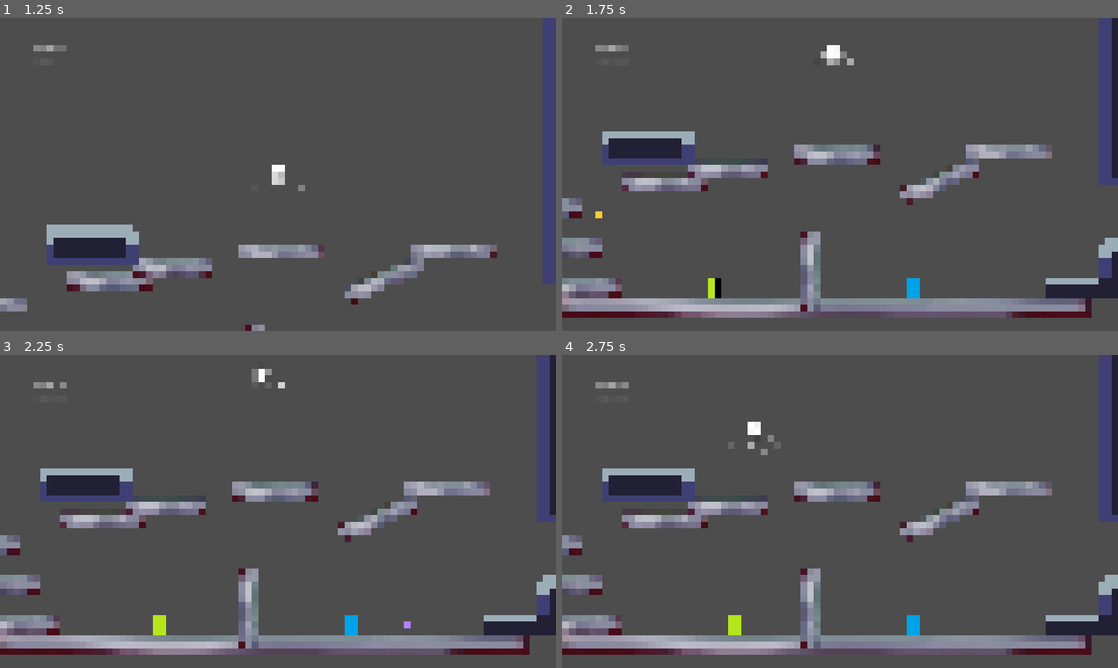
Above: before the commit, frames 1-4 (two rows, left to right).
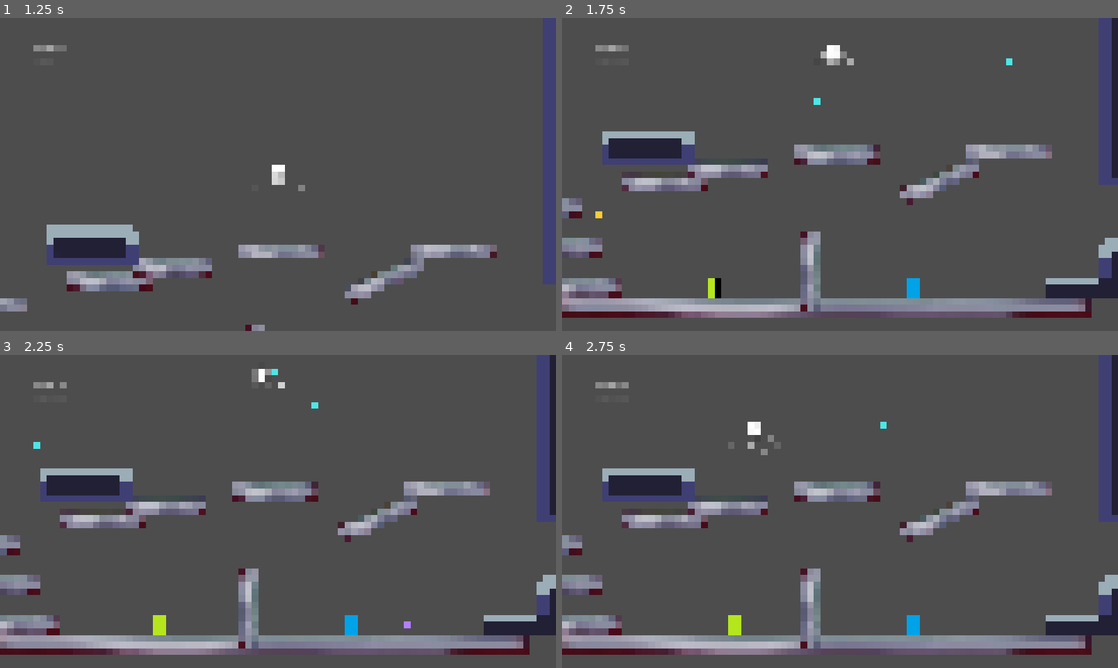
Above: after the commit, the same moments.

Repository: tlghealthy/godot_warmup_jam
Game: Godot game, scene res://scenes/Main.tscn
The game is run twice, just before and just after one commit, with the same random seed, the same clock (stepped at 60 frames per second) and the same inputs.
Inputs (mouse positions are in pixels of both pictures, inside the frame that each line leads up to):
- Up to frame 1 (1.25 s): tap Enter at 0.5 s; move the mouse to (400, 158) at 0.52 s; press the mouse at (400, 158) at 0.53 s; hold E (DebugActionRight) from 0.53 s (still down); tap Space (PlayerJump) at 0.77 s
- Up to frame 2 (1.75 s): keep holding E (DebugActionRight); move the mouse to (728, 190) at 1.27 s; release the mouse at (728, 190) at 1.28 s; tap P (CameraCycle) at 1.35 s; tap Space (PlayerJump) at 1.52 s; click (728, 190) at 1.55 s
- Up to frame 3 (2.25 s): move the mouse to (333, 442) at 2.02 s; release E (DebugActionRight) at 2.03 s; press the mouse at (333, 442) at 2.03 s; hold A (PlayerWalkLeft) from 2.03 s (still down)
- Up to frame 4 (2.75 s): keep holding A (PlayerWalkLeft)

Frame 1 is identical in both runs. In frame 2, less than 0.1% of the frame differs, in the area x 45-81%, y 12-28%; in frame 3, less than 0.1%, in the area x 6-58%, y 4-30%; in frame 4, less than 0.1%.

Commit message:
Player shooting fixed

Diff:
--- a/PuerMech/scenes/player_weapon.gd
+++ b/PuerMech/scenes/player_weapon.gd
@@ -1,12 +1,20 @@
 extends Node
 
-@export var weapon: Node
+@onready var weapon: Node = $"../Weapon"
+#@export var weapon: Node
+
+func _ready() -> void:
+	set_physics_process(true)
+	print_debug("WeaponController ready; weapon found? ", weapon != null)
 
 func _physics_process(_delta: float) -> void:
-	if Input.is_action_pressed("PlayerShoot") and weapon and weapon.has_method("can_fire"):
-		if weapon.can_fire():
+	var shooting := Input.is_action_pressed("PlayerShoot")
+	if shooting and weapon and weapon.has_method("can_fire"):
+		var can : bool = weapon.can_fire()
+		print_debug("PlayerShoot pressed; can_fire=", can)
+		if can:
 			var dir: Vector2 = Vector2.RIGHT
-			var owner2d: Node2D = owner as Node2D
+			var owner2d: Node2D = get_parent() as Node2D
 			if owner2d:
 				var mouse_pos: Vector2 = owner2d.get_global_mouse_position()
 				dir = (mouse_pos - owner2d.global_position).normalized()
--- a/PuerMech/scripts/player.gd
+++ b/PuerMech/scripts/player.gd
@@ -9,7 +9,7 @@
 	velocity.y += gravity * delta
 
 	# Get horizontal input: returns -1, 0 or 1 based on walk_left/walk_right actions
-	velocity.x = Input.get_axis("walk_left", "walk_right") * speed
+	velocity.x = Input.get_axis("PlayerWalkLeft", "walk_right") * speed
 
 	# Move and collide using built‑in function
 	move_and_slide()
--- a/PuerMech/scripts/weapon.gd
+++ b/PuerMech/scripts/weapon.gd
@@ -41,5 +41,5 @@
 			b.set("color", bullet_color)
 			b.set("target_groups", target_groups)
 			b.set("ignore_groups", ignore_groups)
-		# Add to the current scene root (not as a child of the shooter)
-		get_tree().current_scene.add_child(b)
+			print_debug("Weapon firing from ", m.name, " at ", b.global_position, " dir ", direction)
+			get_tree().current_scene.add_child(b)
Not shown, added: PuerMech/scenes/Main.tscn523498638.tmp
Not shown, added: PuerMech/scenes/Main.tscn657767996.tmp
